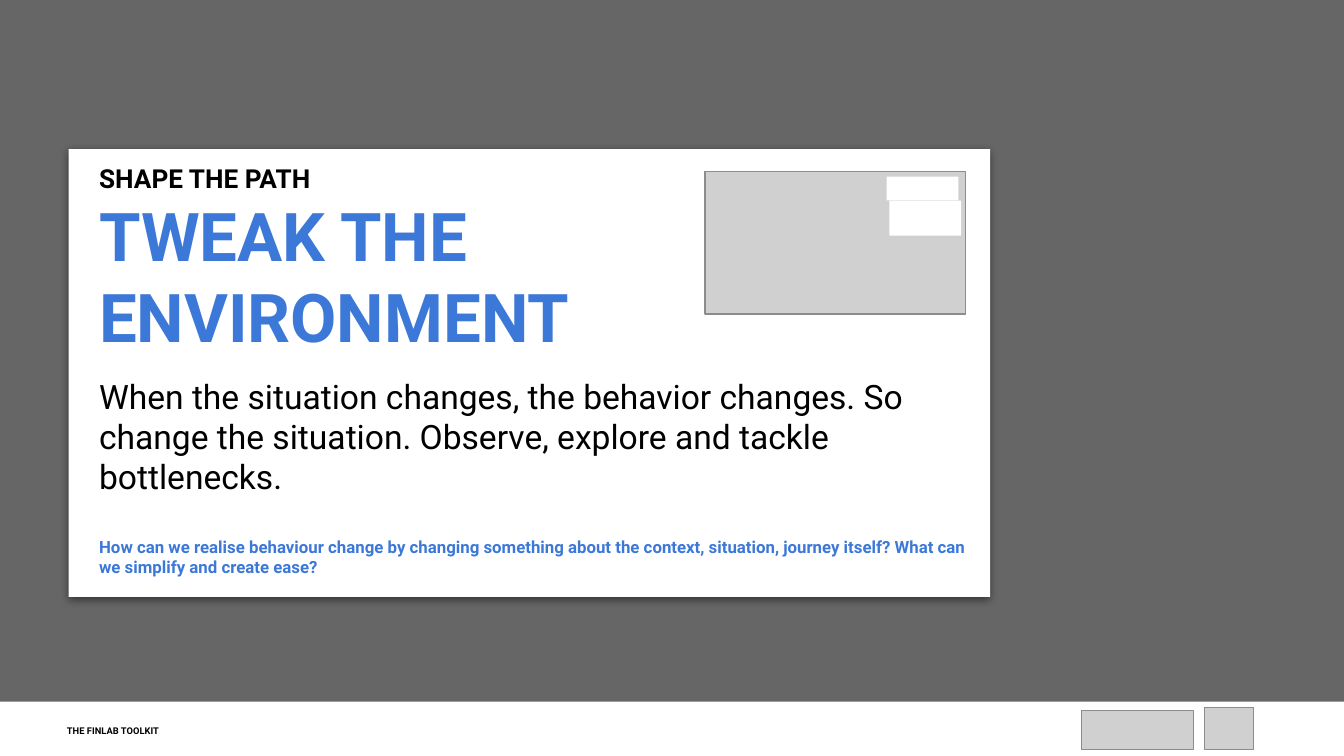
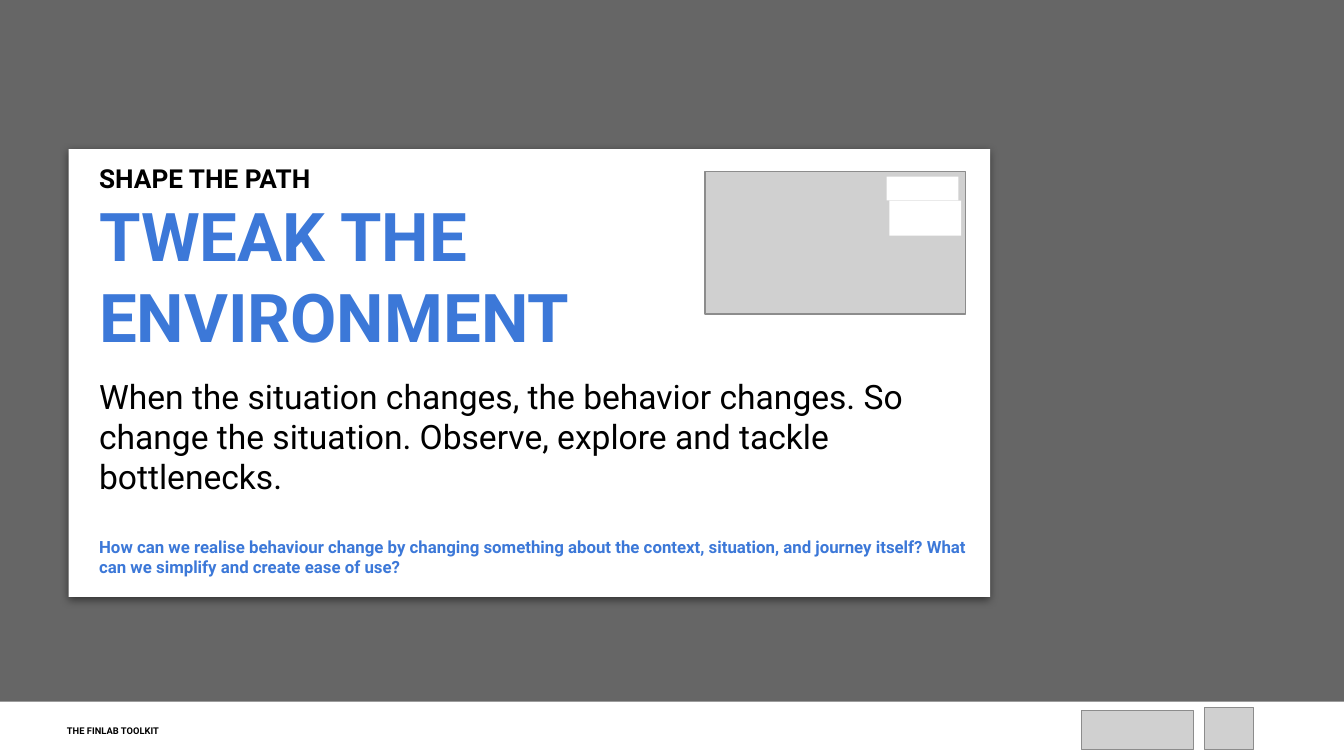
Before and after one commit to finlab-uncdf/finlab-uncdf.github.io, a slide deck: slide 11 of files/tools/decks/SWITCH Framework_FacilitationDeck.pptx. Drawn at 1344x756 pixels with LibreOffice and Linux fonts; fonts in the diff are those of the drawing; grey boxes stand for pictures. Boxes give left, top, right and bottom in pixels: in the first picture for what was removed or moved away, otherwise in the second. Text is boxed around its words. In the diff, an @@ line names an element or a change of style, - is before the commit and + after.

```diff
--- a/files/tools/decks/SWITCH Framework_FacilitationDeck.pptx
+++ b/files/tools/decks/SWITCH Framework_FacilitationDeck.pptx
@@ text at bbox=[99, 540, 966, 577]: text changed @@
-How can we realise behaviour change by changing something about the context, situation, journey itself? What can we simplify and create ease?
+How can we realise behaviour change by changing something about the context, situation, and journey itself? What can we simplify and create ease of use?
```
Also in this commit, not shown: 9 other slides changed, 6 other files.
